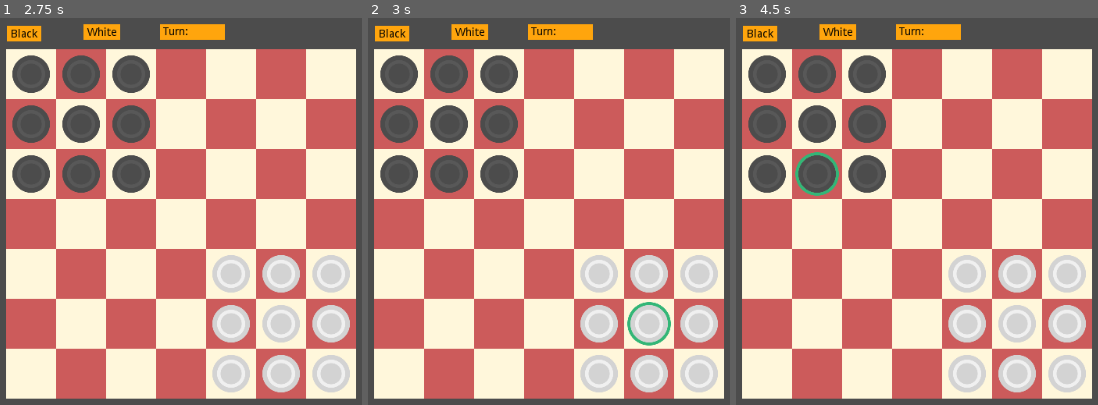
Above: before the commit, frames 1-3 (left to right).
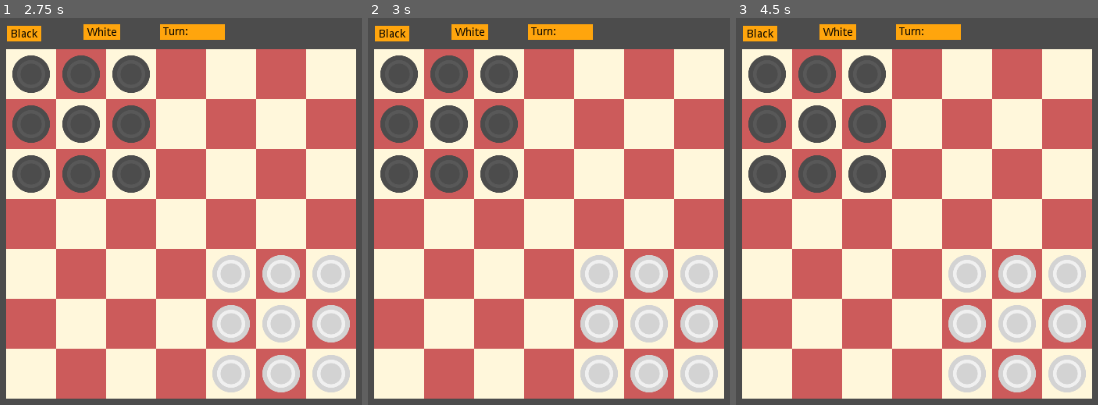
Above: after the commit, the same moments.

Repository: Shineglow/Junior_Chalange_Stage2
Game: Godot game, scene res://Default_Scene.tscn
Same seed, same stepped clock (60 frames per second), same inputs: the game is played once before the commit and once after it.
Inputs (mouse positions are in pixels of both pictures, inside the frame that each line leads up to):
- Up to frame 1 (2.75 s): tap Enter at 0.5, 2 s; move the mouse to (outside the picture) at 0.52 s; click (outside the picture) at 0.67 s; tap Space at 1.25 s; move the mouse to (166, 277) at 1.27 s; click (166, 277) at 1.42 s; move the mouse to (outside the picture) at 2.02 s; click (outside the picture) at 2.17 s
- Up to frame 2 (3 s): tap Space at 2.75 s; move the mouse to (657, 346) at 2.77 s; click (657, 346) at 2.92 s
- Up to frame 3 (4.5 s): tap Enter at 3.5 s; move the mouse to (outside the picture) at 3.52 s; click (outside the picture) at 3.67 s; tap Space at 4.25 s; move the mouse to (822, 180) at 4.27 s; click (822, 180) at 4.42 s

Frame 1 is identical in both runs. In frame 2, 0.3% of the frame differs, in the area x 71-84%, y 73-85%; in frame 3, 0.3%.
Error in both runs: Invalid call. Nonexistent function 'find_moves_arround_checker' in base 'Object (move_checker.gd)'. (res://logic/game.gd:51)

Commit message:
Fixing bugs and extention functions
Set colors of cells from function in cell class. Checker selecting if that checker of current player. casteling function need to check end game mechanics (interface class working and more)

Diff:
--- a/game/logic/field.gd
+++ b/game/logic/field.gd
@@ -12,6 +12,7 @@
 var active_checker: Checker
 
 signal on_checker_click(checker)
+signal try_move()
 
 func init_field(new_field_size):
 	# генерация поля
@@ -30,13 +31,24 @@
 			var cell = CELL_TEMPLATE.instance()
 			field[y].append(cell)
 			add_child(cell)
+			cell.connect("on_cell_click",self,"cell_click_react")
 			cell.position = Vector2(x, y)
 			cell.checker_on_cell = null
 			cell.is_checker_contain = false
 			if ((x + y) % 2 == 0):
-				(cell.cell_img as TextureRect).modulate = Color.cornsilk
+				cell.set_color(Color.cornsilk)
 			else:
-				(cell.cell_img as TextureRect).modulate = Color.indianred
+				cell.set_color(Color.indianred)
+
+func cell_click_react(cell: Cell):
+	if cell.is_highlight:
+		var pos = active_checker.position
+		(field[pos.y][pos.x] as Cell).is_checker_contain = false
+		active_checker.move_checker(cell.position)
+		cell.checker_on_cell = active_checker
+		cell.is_checker_contain = true
+
+		emit_signal("try_move")
 
 func spawn_checkers(player_owner: field_activs, texture_id: int):
 	var checkers = []
@@ -56,6 +68,9 @@
 	return checkers
 
 func checker_pressed(checker):
+	emit_signal("on_checker_click",checker)
+
+func select_checker_logic(checker):
 	if active_checker != null:
 		if active_checker != checker:
 			active_checker.is_selected = false
@@ -68,4 +83,20 @@
 	else:
 		active_checker = checker
 		active_checker.is_selected = true
-	emit_signal("on_checker_click",checker)
+
+func cell_move_active():
+	pass
+
+func cell_jump_active():
+	pass
+
+func castling(checker_pos_1: Vector2, checker_pos_2: Vector2):
+	var cell1 = (field[checker_pos_1.y][checker_pos_1.x] as Cell)
+	var cell2 = (field[checker_pos_2.y][checker_pos_2.x] as Cell)
+
+	var temp = cell1.checker_on_cell
+	cell1.checker_on_cell.move_checker(checker_pos_2)
+	cell1.checker_on_cell = cell2.checker_on_cell
+
+	cell2.checker_on_cell.move_checker(checker_pos_1)
+	cell2.checker_on_cell = temp
